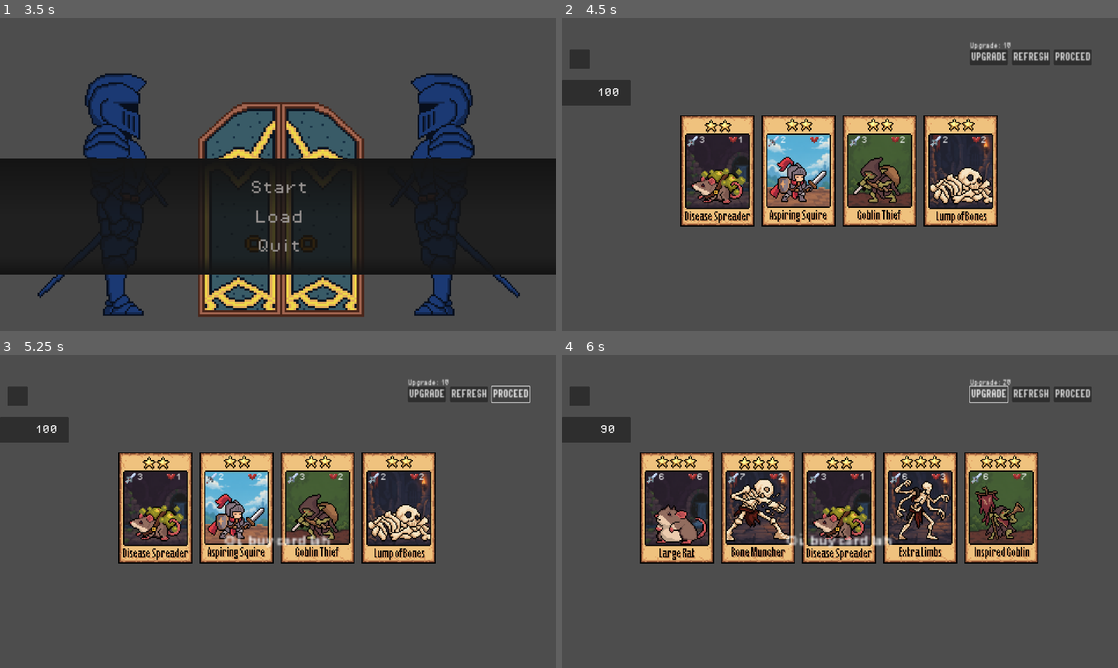
Above: before the commit, frames 1-4 (two rows, left to right).
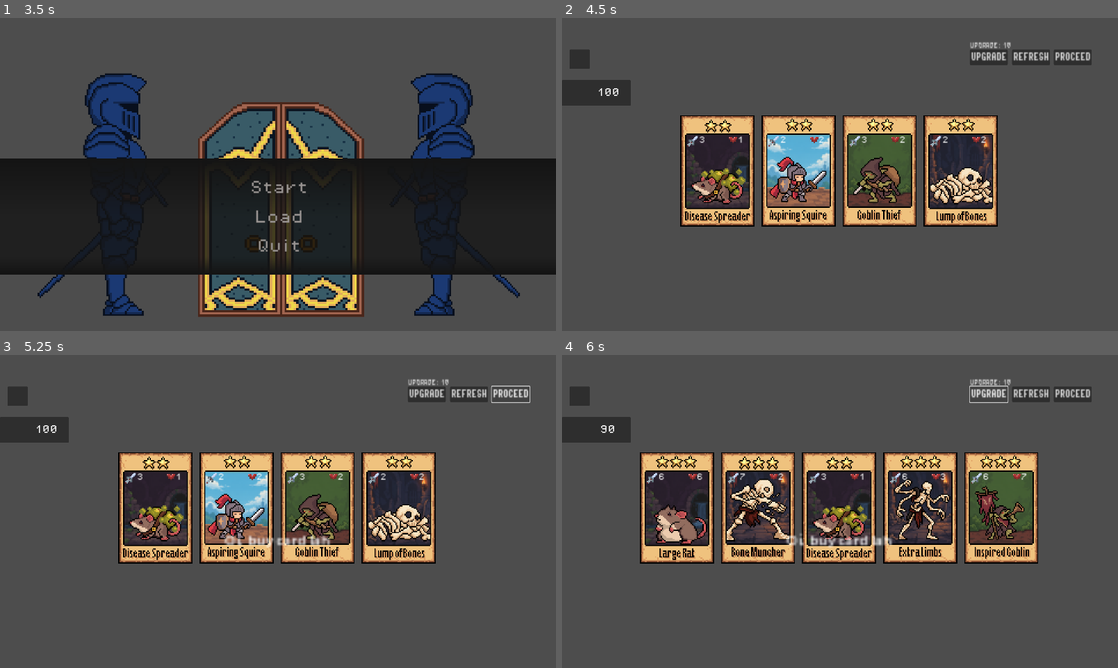
Above: after the commit, the same moments.

Repository: wenyng0526-boop/whateverproject
Game: Godot game, scene res://Scenes/intro.tscn
The game is run twice, just before and just after one commit, with the same random seed, the same clock (stepped at 60 frames per second) and the same inputs. The engine's default icon, where the game draws it, is replaced by a stand-in: a white triangle on a blue panel in a dark square.
Inputs (mouse positions are in pixels of both pictures, inside the frame that each line leads up to):
- Up to frame 1 (3.5 s): tap Enter at 0.5 s; move the mouse to (400, 158) at 0.52 s; click (400, 158) at 0.67 s; drag from (166, 190) to (250, 237) at 1.27 s; move the mouse to (333, 105) at 2.02 s; click (333, 105) at 2.17 s; tap Space at 2.75 s; drag from (250, 237) to (111, 127) at 2.77 s
- Up to frame 2 (4.5 s): click (840, 187) at 3.5 s; click "Shop" at 4.25 s
- Up to frame 3 (5.25 s): click "PROCEED" at 5 s
- Up to frame 4 (6 s): click "UPGRADE" at 5.75 s

Frame 1 is identical in both runs. In frame 2, less than 0.1% of the frame differs, in the area x 74-79%, y 7-11%; in frame 3, less than 0.1%; in frame 4, less than 0.1%, in the area x 74-80%, y 7-11%.

Commit message:
chest done(expect art)

Diff:
--- a/Scenes/CardUI.tscn
+++ b/Scenes/CardUI.tscn
@@ -2,9 +2,9 @@
 
 [ext_resource type="Script" path="res://Scipts/card.gd" id="1_ywfkn"]
 [ext_resource type="Resource" uid="uid://du5degasdr5q1" path="res://Minion Resource/Goblin/goblin_thief.tres" id="2_puuy4"]
-[ext_resource type="FontFile" uid="uid://d4jftloaibius" path="res://Assets/fonts/PixelOperator8.ttf" id="3_qojfg"]
+[ext_resource type="FontFile" uid="uid://d4jftloaibius" path="res://Assets/Fonts/PixelOperator8.ttf" id="3_qojfg"]
 [ext_resource type="Texture2D" uid="uid://yyckgl138lyv" path="res://Assets/card placeholders/Cost 1 card.png" id="4_5yg2h"]
-[ext_resource type="FontFile" uid="uid://e2g4j1nu4f4l" path="res://Assets/fonts/PixelOperator8-Bold.ttf" id="5_cnq3a"]
+[ext_resource type="FontFile" uid="uid://e2g4j1nu4f4l" path="res://Assets/Fonts/PixelOperator8-Bold.ttf" id="5_cnq3a"]
 
 [sub_resource type="StyleBoxFlat" id="StyleBoxFlat_enw12"]
 bg_color = Color(0.0952803, 0.00534092, 0.202849, 1)
--- a/Scenes/Reward.tscn
+++ b/Scenes/Reward.tscn
@@ -113,11 +113,10 @@
 text = "You have lost everything"
 
 [node name="Failure_main_menu_button" type="Button" parent="."]
-visible = false
 layout_mode = 0
-offset_left = 855.0
+offset_left = 824.0
 offset_top = 918.0
-offset_right = 951.0
+offset_right = 920.0
 offset_bottom = 949.0
 scale = Vector2(3, 3)
 text = "Main Menu"
--- a/Scenes/attack_effect.tscn
+++ b/Scenes/attack_effect.tscn
@@ -2,6 +2,40 @@
 
 [ext_resource type="Script" path="res://Scipts/claw_effect.gd" id="1_t471e"]
 [ext_resource type="Texture2D" uid="uid://5gno616i51d0" path="res://icon.svg" id="2_te13q"]
+
+[sub_resource type="Animation" id="Animation_510mh"]
+resource_name = "goblin_attack"
+length = 0.6
+step = 0.2
+tracks/0/type = "value"
+tracks/0/imported = false
+tracks/0/enabled = true
+tracks/0/path = NodePath("Sprite2D:position")
+tracks/0/interp = 1
+tracks/0/loop_wrap = true
+tracks/0/keys = {
+"times": PackedFloat32Array(0, 0.2, 0.4, 0.6),
+"transitions": PackedFloat32Array(1, 1, 1, 1),
+"update": 0,
+"values": [Vector2(0, 0), Vector2(-100, 0), Vector2(100, 0), Vector2(0, 0)]
+}
+
+[sub_resource type="Animation" id="Animation_47got"]
+resource_name = "knight_attack"
+length = 0.6
+step = 0.2
+tracks/0/type = "value"
+tracks/0/imported = false
+tracks/0/enabled = true
+tracks/0/path = NodePath("Sprite2D:rotation")
+tracks/0/interp = 1
+tracks/0/loop_wrap = true
+tracks/0/keys = {
+"times": PackedFloat32Array(0, 0.6),
+"transitions": PackedFloat32Array(1, 1),
+"update": 0,
+"values": [0.0, 6.28319]
+}
 
 [sub_resource type="Animation" id="Animation_6yyeg"]
 resource_name = "rat_attack"
@@ -20,23 +54,6 @@
 "values": [Vector2(1, 1), Vector2(2, 2), Vector2(1, 1)]
 }
 
-[sub_resource type="Animation" id="Animation_510mh"]
-resource_name = "goblin_attack"
-length = 0.6
-step = 0.2
-tracks/0/type = "value"
-tracks/0/imported = false
-tracks/0/enabled = true
-tracks/0/path = NodePath("Sprite2D:position")
-tracks/0/interp = 1
-tracks/0/loop_wrap = true
-tracks/0/keys = {
-"times": PackedFloat32Array(0, 0.2, 0.4, 0.6),
-"transitions": PackedFloat32Array(1, 1, 1, 1),
-"update": 0,
-"values": [Vector2(0, 0), Vector2(-100, 0), Vector2(100, 0), Vector2(0, 0)]
-}
-
 [sub_resource type="Animation" id="Animation_qa25a"]
 resource_name = "skeleton_attack"
 length = 0.6
@@ -52,23 +69,6 @@
 "transitions": PackedFloat32Array(1, 1, 1, 1),
 "update": 0,
 "values": [0.0, 1.56905, -1.56905, 0.0]
-}
-
-[sub_resource type="Animation" id="Animation_47got"]
-resource_name = "knight_attack"
-length = 0.6
-step = 0.2
-tracks/0/type = "value"
-tracks/0/imported = false
-tracks/0/enabled = true
-tracks/0/path = NodePath("Sprite2D:rotation")
-tracks/0/interp = 1
-tracks/0/loop_wrap = true
-tracks/0/keys = {
-"times": PackedFloat32Array(0, 0.6),
-"transitions": PackedFloat32Array(1, 1),
-"update": 0,
-"values": [0.0, 6.28319]
 }
 
 [sub_resource type="AnimationLibrary" id="AnimationLibrary_nacp6"]
--- /dev/null
+++ b/Scenes/chest.tscn
@@ -0,0 +1,196 @@
+[gd_scene load_steps=13 format=3 uid="uid://bbnqhwm0gekgd"]
+
+[ext_resource type="Script" path="res://Scipts/chest.gd" id="1_vls1q"]
+[ext_resource type="Resource" uid="uid://b05y0n3q37vtn" path="res://Other resource/shop_card.tres" id="2_2wy2n"]
+[ext_resource type="Texture2D" uid="uid://cn8teu2ti2er2" path="res://Screenshot 2026-10-29 150309.png" id="3_2c2m0"]
+[ext_resource type="Texture2D" uid="uid://5gno616i51d0" path="res://icon.svg" id="3_7xhj2"]
+[ext_resource type="Texture2D" uid="uid://bsuq6ig6sn43l" path="res://Screenshot 2026-10-29 151506.png" id="4_fshw8"]
+[ext_resource type="FontFile" uid="uid://e2g4j1nu4f4l" path="res://Assets/Fonts/PixelOperator8-Bold.ttf" id="5_uda55"]
+[ext_resource type="FontFile" uid="uid://d4jftloaibius" path="res://Assets/Fonts/PixelOperator8.ttf" id="6_aioym"]
+
+[sub_resource type="LabelSettings" id="LabelSettings_6dcg5"]
+font = ExtResource("5_uda55")
+font_size = 35
+
+[sub_resource type="LabelSettings" id="LabelSettings_kwwxp"]
+font = ExtResource("6_aioym")
+font_size = 17
+
+[sub_resource type="LabelSettings" id="LabelSettings_2n2qx"]
+font = ExtResource("6_aioym")
+font_size = 18
+
+[sub_resource type="Animation" id="Animation_s4p12"]
+resource_name = "shake"
+length = 0.25
+step = 0.05
+tracks/0/type = "value"
+tracks/0/imported = false
+tracks/0/enabled = true
+tracks/0/path = NodePath("ChestPanel/ChestIcon:rotation")
+tracks/0/interp = 1
+tracks/0/loop_wrap = true
+tracks/0/keys = {
+"times": PackedFloat32Array(0, 0.05, 0.1, 0.15, 0.2, 0.25),
+"transitions": PackedFloat32Array(1, 1, 1, 1, 1, 1),
+"update": 0,
+"values": [0.0, -0.261799, 0.174533, -0.261799, 0.0872665, 0.0]
+}
+tracks/1/type = "value"
+tracks/1/imported = false
+tracks/1/enabled = true
+tracks/1/path = NodePath("ChestPanel/ChestIcon:scale")
+tracks/1/interp = 1
+tracks/1/loop_wrap = true
+tracks/1/keys = {
+"times": PackedFloat32Array(0, 0.05, 0.15),
+"transitions": PackedFloat32Array(1, 1, 1),
+"update": 0,
+"values": [Vector2(1, 1), Vector2(1.2, 1.2), Vector2(1, 1)]
+}
+
+[sub_resource type="AnimationLibrary" id="AnimationLibrary_dkk5h"]
+_data = {
+"shake": SubResource("Animation_s4p12")
+}
+
+[node name="ChestPopup" type="CanvasLayer" node_paths=PackedStringArray("chest_icon", "hint_label", "result_label", "click_area", "continue_button", "animation_player", "leave_button")]
+layer = 10
+script = ExtResource("1_vls1q")
+chest_icon = NodePath("Overlay/CenterContainer/ChestPanel/ChestIcon")
+closed_chest_texture = ExtResource("3_7xhj2")
+good_open_texture = ExtResource("3_2c2m0")
+bad_open_texture = ExtResource("4_fshw8")
+hint_label = NodePath("Overlay/CenterContainer/ChestPanel/HintLabel")
+result_label = NodePath("Overlay/CenterContainer/ChestPanel/ResultLabel")
+click_area = NodePath("Overlay/CenterContainer/ChestPanel/ClickArea")
+continue_button = NodePath("Overlay/CenterContainer/ChestPanel/ContinueButton")
+animation_player = NodePath("Overlay/CenterContainer/ChestPanel/AnimationPlayer")
+leave_button = NodePath("Overlay/CenterContainer/ChestPanel/LeaveButton")
+card_pool = ExtResource("2_2wy2n")
+
+[node name="Overlay" type="Control" parent="."]
+layout_mode = 3
+anchors_preset = 15
+anchor_right = 1.0
+anchor_bottom = 1.0
+grow_horizontal = 2
+grow_vertical = 2
+
+[node name="DimBackground" type="ColorRect" parent="Overlay"]
+layout_mode = 1
+anchors_preset = 15
+anchor_right = 1.0
+anchor_bottom = 1.0
+grow_horizontal = 2
+grow_vertical = 2
+mouse_filter = 2
+color = Color(0, 0, 0, 0.392157)
+
+[node name="CenterContainer" type="CenterContainer" parent="Overlay"]
+layout_mode = 1
+anchors_preset = 15
+anchor_right = 1.0
+anchor_bottom = 1.0
+grow_horizontal = 2
+grow_vertical = 2
+
+[node name="ChestPanel" type="Control" parent="Overlay/CenterContainer"]
+custom_minimum_size = Vector2(500, 700)
+layout_mode = 2
+
+[node name="Background" type="Panel" parent="Overlay/CenterContainer/ChestPanel"]
+layout_mode = 2
+offset_left = 150.0
+offset_top = 275.0
+offset_right = 150.0
+offset_bottom = 275.0
+
+[node name="TitleLabel" type="Label" parent="Overlay/CenterContainer/ChestPanel"]
+layout_mode = 2
+offset_left = 15.0
+offset_top = 140.0
+offset_right = 555.0
+offset_bottom = 180.0
+text = "TREASURE CHEST"
+label_settings = SubResource("LabelSettings_6dcg5")
+
+[node name="ChestIcon" type="TextureRect" parent="Overlay/CenterContainer/ChestPanel"]
+layout_mode = 1
+anchors_preset = 8
+anchor_left = 0.5
+anchor_top = 0.5
+anchor_right = 0.5
+anchor_bottom = 0.5
+offset_left = -126.0
+offset_top = -47.0
+offset_right = 124.0
+offset_bottom = 103.0
+grow_horizontal = 2
+grow_vertical = 2
+pivot_offset = Vector2(125, 75)
+texture = ExtResource("3_7xhj2")
+expand_mode = 1
+stretch_mode = 5
+
+[node name="HintLabel" type="Label" parent="Overlay/CenterContainer/ChestPanel"]
+layout_mode = 2
+offset_left = 49.0
+offset_top = 216.0
+offset_right = 454.0
+offset_bottom = 267.0
+text = "Click the chest to open it!"
+label_settings = SubResource("LabelSettings_kwwxp")
+horizontal_alignment = 1
+vertical_alignment = 1
+
+[node name="ResultLabel" type="Label" parent="Overlay/CenterContainer/ChestPanel"]
+layout_mode = 0
+offset_left = 59.0
+offset_top = 229.0
+offset_right = 459.0
+offset_bottom = 279.0
+label_settings = SubResource("LabelSettings_2n2qx")
+horizontal_alignment = 1
+autowrap_mode = 3
+
+[node name="ClickArea" type="Button" parent="Overlay/CenterContainer/ChestPanel"]
+z_index = 1
+layout_mode = 1
+anchors_preset = 15
+anchor_right = 1.0
+anchor_bottom = 1.0
+grow_horizontal = 2
+grow_vertical = 2
+text = "\" \""
+flat = true
+
+[node name="AnimationPlayer" type="AnimationPlayer" parent="Overlay/CenterContainer/ChestPanel"]
+root_node = NodePath("../..")
+libraries = {
+"": SubResource("AnimationLibrary_dkk5h")
+}
+
+[node name="ContinueButton" type="Button" parent="Overlay/CenterContainer/ChestPanel"]
+z_index = 2
+layout_mode = 2
+offset_left = 161.0
+offset_top = 534.0
+offset_right = 252.0
+offset_bottom = 565.0
+scale = Vector2(2, 2)
+text = "CONTINUE"
+
+[node name="LeaveButton" type="Button" parent="Overlay/CenterContainer/ChestPanel"]
+z_index = 3
+layout_mode = 0
+offset_left = 198.0
+offset_top = 533.0
+offset_right = 251.0
+offset_bottom = 564.0
+scale = Vector2(2, 2)
+text = "Leave"
+
+[connection signal="pressed" from="Overlay/CenterContainer/ChestPanel/ClickArea" to="." method="_on_click_area_pressed"]
+[connection signal="pressed" from="Overlay/CenterContainer/ChestPanel/ContinueButton" to="." method="_on_continue_button_pressed"]
+[connection signal="pressed" from="Overlay/CenterContainer/ChestPanel/LeaveButton" to="." method="_on_leave_button_pressed"]
--- a/Scenes/grandma_event.tscn
+++ b/Scenes/grandma_event.tscn
@@ -1,9 +1,9 @@
-[gd_scene load_steps=6 format=3 uid="uid://b0kyl6sm0ylln"]
+[gd_scene load_steps=6 format=3 uid="uid://cb4hiqaej2e5l"]
 
 [ext_resource type="Script" path="res://Scipts/grandma_event.gd" id="1_u6k1w"]
 [ext_resource type="PackedScene" uid="uid://v8ivyevagaw0" path="res://Scenes/CardUI.tscn" id="2_6vhb5"]
 [ext_resource type="Script" path="res://Scipts/hand_fan.gd" id="3_qq6bn"]
-[ext_resource type="FontFile" uid="uid://d4jftloaibius" path="res://Assets/fonts/PixelOperator8.ttf" id="4_f3y75"]
+[ext_resource type="FontFile" uid="uid://d4jftloaibius" path="res://Assets/Fonts/PixelOperator8.ttf" id="4_f3y75"]
 [ext_resource type="Script" path="res://Scipts/currency_ui.gd" id="5_55a3t"]
 
 [node name="GrandmaEvent" type="Control"]
@@ -116,3 +116,7 @@
 offset_bottom = 54.0
 theme_override_fonts/font = ExtResource("4_f3y75")
 theme_override_font_sizes/font_size = 30
+
+[connection signal="pressed" from="SubmitButton" to="." method="_on_submit_pressed"]
+[connection signal="pressed" from="RejectButton" to="." method="_on_reject_pressed"]
+[connection signal="pressed" from="ProceedButton" to="." method="_on_proceed_pressed"]
--- a/Scenes/knight_event.tscn
+++ b/Scenes/knight_event.tscn
@@ -1,10 +1,10 @@
-[gd_scene load_steps=7 format=3 uid="uid://ds1pwf5wbjxwm"]
+[gd_scene load_steps=7 format=3 uid="uid://cfexesvuq7njd"]
 
 [ext_resource type="Script" path="res://Scipts/knight_event.gd" id="1_cc51r"]
 [ext_resource type="PackedScene" uid="uid://v8ivyevagaw0" path="res://Scenes/CardUI.tscn" id="2_k67yc"]
 [ext_resource type="Resource" uid="uid://23w3x68p88ih" path="res://Minion Resource/Knight/aspiring_squire.tres" id="3_goegt"]
 [ext_resource type="Script" path="res://Scipts/hand_fan.gd" id="3_kq7uj"]
-[ext_resource type="FontFile" uid="uid://d4jftloaibius" path="res://Assets/fonts/PixelOperator8.ttf" id="4_a021p"]
+[ext_resource type="FontFile" uid="uid://d4jftloaibius" path="res://Assets/Fonts/PixelOperator8.ttf" id="4_a021p"]
 [ext_resource type="Script" path="res://Scipts/currency_ui.gd" id="5_good6"]
 
 [node name="KnightEvent" type="Control"]
--- a/Scenes/map.tscn
+++ b/Scenes/map.tscn
@@ -1,10 +1,11 @@
-[gd_scene load_steps=6 format=3 uid="uid://bts1pm5edlc0y"]
+[gd_scene load_steps=7 format=3 uid="uid://bts1pm5edlc0y"]
 
 [ext_resource type="PackedScene" uid="uid://c5r3h7s0140do" path="res://Scenes/map_node.tscn" id="1_j0sno"]
-[ext_resource type="PackedScene" uid="uid://b0kyl6sm0ylln" path="res://Scenes/grandma_event.tscn" id="2_tx34s"]
+[ext_resource type="PackedScene" uid="uid://cb4hiqaej2e5l" path="res://Scenes/grandma_event.tscn" id="2_tx34s"]
 [ext_resource type="Script" path="res://Scipts/camera_2d.gd" id="2_wdtea"]
-[ext_resource type="PackedScene" uid="uid://ds1pwf5wbjxwm" path="res://Scenes/knight_event.tscn" id="3_1sjsg"]
+[ext_resource type="PackedScene" uid="uid://cfexesvuq7njd" path="res://Scenes/knight_event.tscn" id="3_1sjsg"]
 [ext_resource type="PackedScene" uid="uid://b4ojdviu2r56a" path="res://Scenes/pause_menu.tscn" id="3_tg475"]
+[ext_resource type="PackedScene" uid="uid://l80ac12ejyjo" path="res://Scenes/threaten_event.tscn" id="4_o64qr"]
 
 [node name="Map" type="Node2D"]
 
@@ -30,9 +31,10 @@
 node_index = 1
 next_nodes = Array[int]([3])
 
-[node name="12 Shop" parent="." instance=ExtResource("1_j0sno")]
+[node name="12 Chest" parent="." instance=ExtResource("1_j0sno")]
 position = Vector2(456, 1362)
-text = "Shop"
+node_type = 3
+text = "chest"
 node_index = 2
 next_nodes = Array[int]([3])
 
@@ -50,7 +52,7 @@
 next_nodes = Array[int]([22])
 
 [node name="21 Combat" parent="." instance=ExtResource("1_j0sno")]
-position = Vector2(726, 1361)
+position = Vector2(726, 1360)
 node_type = 1
 text = "Combat"
 node_index = 14
@@ -132,7 +134,7 @@
 node_type = 2
 text = "Event"
 node_index = 30
-event_scenes = Array[PackedScene]([ExtResource("2_tx34s"), ExtResource("3_1sjsg")])
+event_scenes = Array[PackedScene]([ExtResource("2_tx34s"), ExtResource("3_1sjsg"), ExtResource("4_o64qr")])
 next_nodes = Array[int]([31])
 
 [node name="36 Shop4" parent="." instance=ExtResource("1_j0sno")]
--- a/Scenes/pause_menu.tscn
+++ b/Scenes/pause_menu.tscn
@@ -1,9 +1,10 @@
 [gd_scene load_steps=3 format=3 uid="uid://b4ojdviu2r56a"]
 
 [ext_resource type="Script" path="res://Scipts/pause_menu.gd" id="1_jdu52"]
-[ext_resource type="FontFile" uid="uid://e2g4j1nu4f4l" path="res://Assets/fonts/PixelOperator8-Bold.ttf" id="2_gt21u"]
+[ext_resource type="FontFile" uid="uid://e2g4j1nu4f4l" path="res://Assets/Fonts/PixelOperator8-Bold.ttf" id="2_gt21u"]
 
 [node name="PauseMenu" type="CanvasLayer"]
+layer = 30
 script = ExtResource("1_jdu52")
 
 [node name="Control" type="Control" parent="."]
--- a/Scenes/shop_scene.tscn
+++ b/Scenes/shop_scene.tscn
@@ -3,13 +3,13 @@
 [ext_resource type="PackedScene" uid="uid://v8ivyevagaw0" path="res://Scenes/CardUI.tscn" id="1_oql1m"]
 [ext_resource type="Script" path="res://Scipts/shop_manager.gd" id="1_s0dvk"]
 [ext_resource type="Resource" uid="uid://b05y0n3q37vtn" path="res://Other resource/shop_card.tres" id="3_inuco"]
-[ext_resource type="FontFile" uid="uid://e2g4j1nu4f4l" path="res://Assets/fonts/PixelOperator8-Bold.ttf" id="4_a2dmr"]
+[ext_resource type="FontFile" uid="uid://e2g4j1nu4f4l" path="res://Assets/Fonts/PixelOperator8-Bold.ttf" id="4_a2dmr"]
 [ext_resource type="Script" path="res://Scipts/hand_fan.gd" id="5_bfisf"]
 [ext_resource type="Script" path="res://Scipts/currency_ui.gd" id="5_nrsk7"]
-[ext_resource type="FontFile" uid="uid://d4jftloaibius" path="res://Assets/fonts/PixelOperator8.ttf" id="6_vi0a5"]
+[ext_resource type="FontFile" uid="uid://d4jftloaibius" path="res://Assets/Fonts/PixelOperator8.ttf" id="6_vi0a5"]
 [ext_resource type="PackedScene" uid="uid://b4ojdviu2r56a" path="res://Scenes/pause_menu.tscn" id="7_dlbmg"]
 
-[node name="Shop Scene" type="Node2D" node_paths=PackedStringArray("card_container", "player_container", "hand_container", "confirm_panel", "confirm_label", "warning_label", "upgrade_cost_label", "upgrade_button")]
+[node name="Shop Scene" type="Node2D" node_paths=PackedStringArray("card_container", "player_container", "hand_container", "confirm_panel", "confirm_label", "warning_label")]
 script = ExtResource("1_s0dvk")
 card_ui = ExtResource("1_oql1m")
 shop_cards = ExtResource("3_inuco")
@@ -19,8 +19,6 @@
 confirm_panel = NodePath("ConfirmUI")
 confirm_label = NodePath("ConfirmUI/Panel/Control/MessageLabel")
 warning_label = NodePath("WarningLabel")
-upgrade_cost_label = NodePath("Upgrade Button/UpgradeCostLabel")
-upgrade_button = NodePath("Upgrade Button")
 
 [node name="PlayerCenter" type="CenterContainer" parent="."]
 offset_left = 380.0
--- a/Scenes/threaten_event.tscn
+++ b/Scenes/threaten_event.tscn
@@ -1,7 +1,7 @@
-[gd_scene load_steps=4 format=3 uid="uid://b3dsvj35ou7es"]
+[gd_scene load_steps=4 format=3 uid="uid://l80ac12ejyjo"]
 
 [ext_resource type="Script" path="res://Scipts/threaten_event.gd" id="1_7vr6r"]
-[ext_resource type="FontFile" uid="uid://d4jftloaibius" path="res://Assets/fonts/PixelOperator8.ttf" id="2_uewhg"]
+[ext_resource type="FontFile" uid="uid://d4jftloaibius" path="res://Assets/Fonts/PixelOperator8.ttf" id="2_uewhg"]
 [ext_resource type="Script" path="res://Scipts/currency_ui.gd" id="3_rvmhp"]
 
 [node name="ThreatenEvent" type="Control"]
--- /dev/null
+++ b/Scipts/chest.gd
@@ -0,0 +1,186 @@
+extends CanvasLayer
+
+@export var chest_icon: TextureRect
+
+@export var closed_chest_texture: Texture2D
+@export var good_open_texture: Texture2D
+@export var bad_open_texture: Texture2D
+
+@export var hint_label: Label
+@export var result_label: Label
+@export var click_area: Button
+@export var continue_button: Button
+@export var animation_player: AnimationPlayer
+@export var leave_button: Button
+@export var card_pool: shop_card
+
+# Number of clicks required to open the chest
+@export var clicks_to_open: int = 5
+
+var current_clicks: int = 0
+var chest_opened: bool = false
+
+
+func _ready() -> void:
+	result_label.hide()
+	continue_button.hide()
+	leave_button.show()
+
+	chest_icon.texture = closed_chest_texture
+
+
+func _on_click_area_pressed() -> void:
+	if chest_opened:
+		return
+
+	current_clicks += 1
+
+	# After the first click, the player can no longer leave
+	if current_clicks == 1:
+		leave_button.hide()
+
+	# Restart the shake animation every click
+	animation_player.stop()
+	animation_player.play("shake")
+
+	var clicks_left: int = clicks_to_open - current_clicks
+
+	if clicks_left > 0:
+		hint_label.text = "Keep clicking! %d more!" % clicks_left
+		return
+
+	chest_opened = true
+	click_area.disabled = true
+
+	await animation_player.animation_finished
+
+	open_chest()
+
+func open_chest() -> void:
+	hint_label.hide()
+	result_label.show()
+
+	# 50% Good, 50% Bad
+	if randf() < 0.5:
+		chest_icon.texture = good_open_texture
+		trigger_good_event()
+	else:
+		chest_icon.texture = bad_open_texture
+		trigger_bad_event()
+
+
+func trigger_good_event() -> void:
+	# 50% Coins, 50% Card
+	if randf() < 0.5:
+		give_coins()
+	else:
+		give_card()
+
+
+func give_coins() -> void:
+	var amount: int = randi_range(1, 5)
+
+	GameState.currency += amount
+
+	result_label.text = "Lucky! You found %d coins!" % amount
+
+	finish_chest()
+
+
+func give_card() -> void:
+	# Give coins instead if the hand is already full
+	if GameState.hand_cards.size() >= GameState.MAX_HAND:
+		give_coins()
+		return
+
+	# 50% 1-star, 50% 2-star
+	var star: int = randi_range(1, 2)
+
+	var possible_cards: Array[card_resource] = []
+
+	for card in card_pool.shop_cards_one:
+		if card.cost == star:
+			possible_cards.append(card)
+
+	if possible_cards.is_empty():
+		give_coins()
+		return
+
+	var selected_card: card_resource = possible_cards.pick_random()
+
+	# Make an independent copy
+	var new_card: card_resource = selected_card.duplicate(true)
+
+	GameState.hand_cards.append(new_card)
+
+	# Fuse automatically if there is a duplicate
+	GameState.check_for_duplicate()
+
+	result_label.text = "Lucky! You found a %d-star %s!" % [
+		star,
+		new_card.name
+	]
+
+	finish_chest()
+
+
+func trigger_bad_event() -> void:
+	# 50% Lose a card, 50% Lose coins
+	if randf() < 0.5:
+		lose_random_card()
+	else:
+		lose_coins()
+
+
+func lose_random_card() -> void:
+	# Keep at least one card to prevent the player from getting stuck
+	if GameState.hand_cards.size() <= 1:
+		lose_coins()
+		return
+
+	var random_index: int = randi_range(
+		0,
+		GameState.hand_cards.size() - 1
+	)
+
+	var lost_card: card_resource = GameState.hand_cards[random_index]
+
+	GameState.hand_cards.remove_at(random_index)
+
+	result_label.text = "Mimic! It ate your %s!" % lost_card.name
+
+	finish_chest()
+
+
+func lose_coins() -> void:
+	var wanted_loss: int = randi_range(1, 5)
+
+	# Currency cannot go below 0
+	var actual_loss: int = min(wanted_loss, GameState.currency)
+
+	GameState.currency -= actual_loss
+
+	result_label.text = "Mimic! You lost %d coins!" % actual_loss
+
+	finish_chest()
+
+
+func finish_chest() -> void:
+	click_area.hide()
+	leave_button.hide()
+	continue_button.show()
+
+
+func _on_continue_button_pressed() -> void:
+	GameState.complete_node()
+
+	GameState.save_game("res://Scenes/map.tscn")
+
+	# Reload the map so the newly unlocked nodes refresh
+	get_tree().reload_current_scene()
+
+
+func _on_leave_button_pressed() -> void:
+	GameState.complete_node()
+	GameState.save_game("res://Scenes/map.tscn")
+	get_tree().reload_current_scene()
--- a/Scipts/map_node.gd
+++ b/Scipts/map_node.gd
@@ -1,16 +1,17 @@
 extends Node2D
 
-enum NodeType { SHOP, COMBAT, EVENT }
+enum NodeType { SHOP, COMBAT, EVENT, CHEST }
 
 @export var node_type: NodeType
 @export var text: String
 @export var node_index: int = 0
-
 @export var event_scenes: Array[PackedScene] = []
-
 @export var next_nodes: Array[int] = []
 
 @onready var button: Button = $Button
+
+const chest_popup = preload("res://Scenes/chest.tscn")
+
 
 func _ready() -> void:
 	button.disabled = (
@@ -18,20 +19,28 @@
 		or node_index in GameState.completed_nodes
 	)
 
-	$Button.text = text
+	button.text = text
+
 
 func _on_button_pressed() -> void:
 	GameState.current_node = node_index
 	GameState.current_next_nodes = next_nodes
+
 	match node_type:
-		NodeType.SHOP :
+		NodeType.SHOP:
 			get_tree().change_scene_to_file("res://Scenes/shop_scene.tscn")
-		NodeType.COMBAT :
+
+		NodeType.COMBAT:
 			get_tree().change_scene_to_file("res://Scenes/combat_scene.tscn")
-		NodeType.EVENT :
+
+		NodeType.EVENT:
 			random_event()
 
-func random_event():
+		NodeType.CHEST:
+			var chest_instance = chest_popup.instantiate()
+			get_tree().current_scene.add_child(chest_instance)
+
+
+func random_event() -> void:
 	var chosen_event: PackedScene = event_scenes.pick_random()
-
 	get_tree().change_scene_to_packed(chosen_event)
Not shown, changed: Assets/Fonts/PixelOperator8-Bold.ttf.import
Not shown, changed: Assets/Fonts/PixelOperator8.ttf.import
Not shown: 1 places in Scenes/main_menu.tscn that only renumber resources
Renamed: Scenes/hiteffect.gdshader -> Scipts/hiteffect.gdshader
Binary file added: Screenshot 2026-10-29 150309.png
Not shown, added: Screenshot 2026-10-29 150309.png.import
Binary file added: Screenshot 2026-10-29 151506.png
Not shown, added: Screenshot 2026-10-29 151506.png.import
